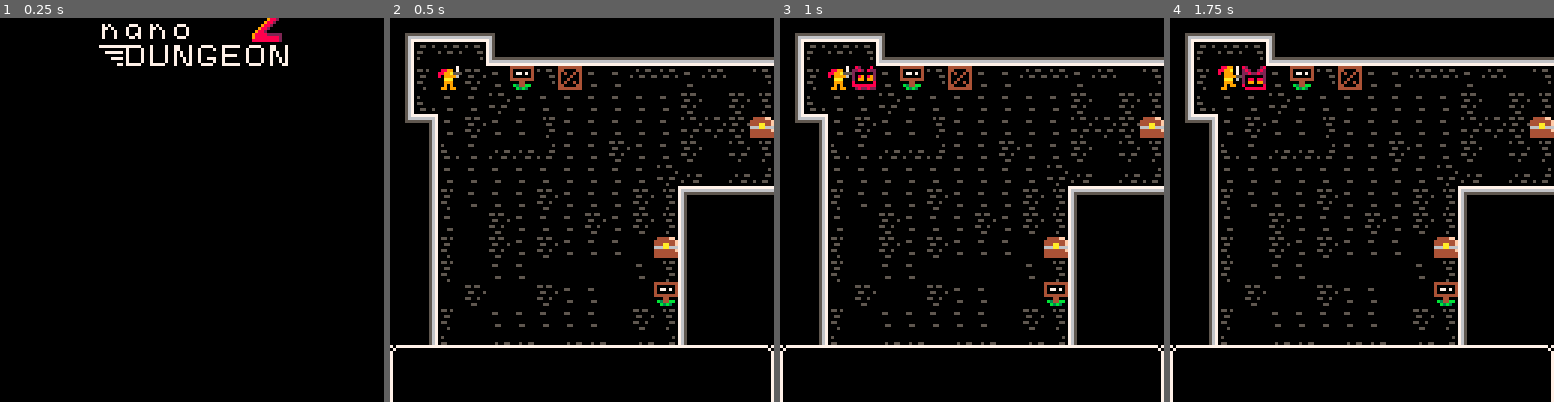
Above: before the commit, frames 1-4 (left to right).
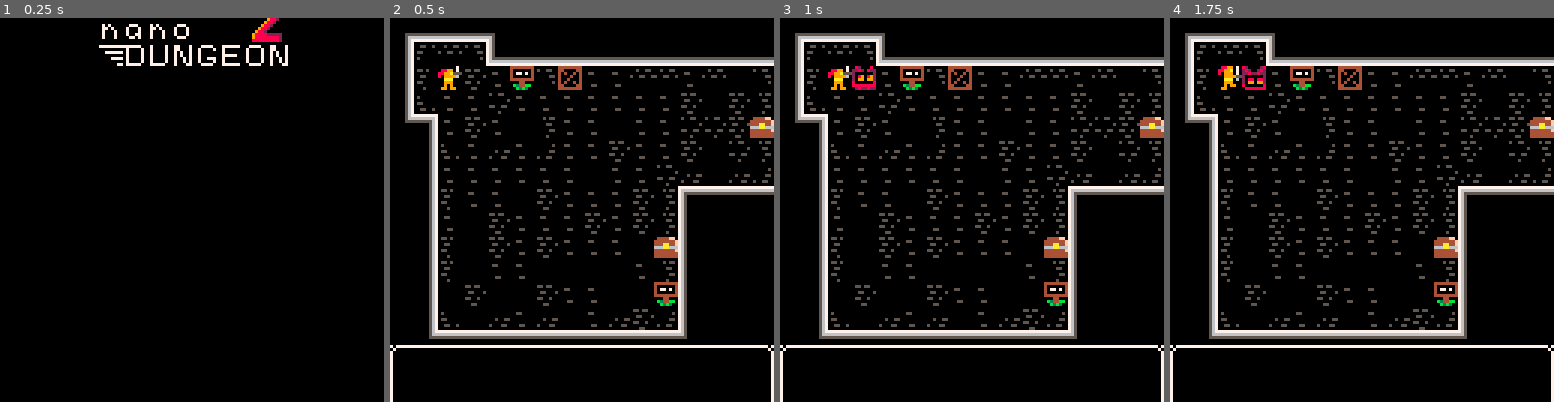
Above: after the commit, the same moments.

Repository: mikezila/nanodungeon2
Game: PICO-8 cartridge nanodungeon2.p8
Two runs of this game, one before a commit and one after it. Both use one fixed random seed, a clock stepped at 60 frames per second and the inputs below.
Inputs:
- Up to frame 1 (0.25 s): no input
- Up to frame 2 (0.5 s): tap X (X key) at 0.33 s
- Up to frame 3 (1 s): tap O (Z key) at 0.7 s
- Up to frame 4 (1.75 s): tap X (X key) at 1.07 s; hold Right from 1.6 s (still down); tap O (Z key) at 1.7 s

Frame 1 is identical in both runs. In frame 2, 2.2% of the frame differs, in the area x 10-78%, y 26-86%; in frame 3, 2.2%; in frame 4, 2.2%.

Commit message:
yak shaving

Diff:
--- a/actors.lua
+++ b/actors.lua
@@ -45,7 +45,7 @@
 
 --This function isn't clear at all, but what it does
 --is check if we're on the same tile as the player and
---if we are call our activation function and then delete
+--if we are, call our activation function and then delete
 --ourselves. This lets items check if they're picked up
 --and saves us from having to query the actor list to find
 --items that are on the player's current tile.
@@ -74,7 +74,7 @@
 --attack, actors that don't block are considered items.
 --This is a foolproof system that will surely never cause
 --any edge cases to arrise that make me have to overhaul
---the whole damn actor system. Surely.
+--the whole actor system. Surely.
 function actor_spawn_herb(loc)
   local herb = {
     name = '[herb]',
--- a/items.lua
+++ b/items.lua
@@ -1,3 +1,9 @@
+--These are not actually items, as real items are actors.
+--These are interactable terrain blocks placed by the map.
+--The name "item" is leftover from when I was going to...
+--you know what it doesn't matter just they're terrain ok?
+
+--logic based on graphical assets very nice cool
 function item_setup()
   gizmos = {
     [4]=item_box,
--- a/nanodungeon2.p8
+++ b/nanodungeon2.p8
@@ -279,14 +279,13 @@
 203c293b14111111111111111111111112000000000000000000000000000000000000000000000000000000000000000000000000000000000000000000000000000000000000000000000000000000000000000000000000000000000000000000000000000000000000000000000000000000000000000000000000000000
 2039283821063b04212129292129003b22000000000000000000000000000000000000000000000000000000000000000000000000000000000000000000000000000000000000000000000000000000000000000000000000000000000000000000000000000000000000000000000000000000000000000000000000000000
 202c212128212121212121213800383a22000000000000000000000000000000000000000000000000000000000000000000000000000000000000000000000000000000000000000000000000000000000000000000000000000000000000000000000000000000000000000000000000000000000000000000000000000000
-3023213821213a21212121212828380522000000000000000000000000000000000000000000000000000000000000000000000000000000000000000000000000000000000000000000000000000000000000000000000000000000000000000000000000000000000000000000000000000000000000000000000000000000
-00202c212a2a2b21213821213800283a22000000000000000000000000000000000000000000000000000000000000000000000000000000000000000000000000000000000000000000000000000000000000000000000000000000000000000000000000000000000000000000000000000000000000000000000000000000
-0020212121212121212121282a002a2b22000000000000000000000000000000000000000000000000000000000000000000000000000000000000000000000000000000000000000000000000000000000000000000000000000000000000000000000000000000000000000000000000000000000000000000000000000000
-00203921212138212121383a2431313132000000000000000000000000000000000000000000000000000000000000000000000000000000000000000000000000000000000000000000000000000000000000000000000000000000000000000000000000000000000000000000000000000000000000000000000000000000
+3023213821003a21210021212828380522000000000000000000000000000000000000000000000000000000000000000000000000000000000000000000000000000000000000000000000000000000000000000000000000000000000000000000000000000000000000000000000000000000000000000000000000000000
+00202c212a212b21213821213800283a22000000000000000000000000000000000000000000000000000000000000000000000000000000000000000000000000000000000000000000000000000000000000000000000000000000000000000000000000000000000000000000000000000000000000000000000000000000
+0020212121212121002121282a002a2b22000000000000000000000000000000000000000000000000000000000000000000000000000000000000000000000000000000000000000000000000000000000000000000000000000000000000000000000000000000000000000000000000000000000000000000000000000000
+00203921210038212121383a2431313132000000000000000000000000000000000000000000000000000000000000000000000000000000000000000000000000000000000000000000000000000000000000000000000000000000000000000000000000000000000000000000000000000000000000000000000000000000
 00202100382121213821383a2200000000000000000000000000000000000000000000000000000000000000000000000000000000000000000000000000000000000000000000000000000000000000000000000000000000000000000000000000000000000000000000000000000000000000000000000000000000000000
 0020390038213821212100052200000000000000000000000000000000000000000000000000000000000000000000000000000000000000000000000000000000000000000000000000000000000000000000000000000000000000000000000000000000000000000000000000000000000000000000000000000000000000
 00203900212100000000213a2200000000000000000000000000000000000000000000000000000000000000000000000000000000000000000000000000000000000000000000000000000000000000000000000000000000000000000000000000000000000000000000000000000000000000000000000000000000000000
 0020003800003821210000062200000000000000000000000000000000000000000000000000000000000000000000000000000000000000000000000000000000000000000000000000000000000000000000000000000000000000000000000000000000000000000000000000000000000000000000000000000000000000
-00203900212121212100383a2200000000000000000000000000000000000000000000000000000000000000000000000000000000000000000000000000000000000000000000000000000000000000000000000000000000000000000000000000000000000000000000000000000000000000000000000000000000000000
-00202c002a2a002a2a002a2b2200000000000000000000000000000000000000000000000000000000000000000000000000000000000000000000000000000000000000000000000000000000000000000000000000000000000000000000000000000000000000000000000000000000000000000000000000000000000000
+00202c002a212a00212a382b2200000000000000000000000000000000000000000000000000000000000000000000000000000000000000000000000000000000000000000000000000000000000000000000000000000000000000000000000000000000000000000000000000000000000000000000000000000000000000
 0030313131313131313131313200000000000000000000000000000000000000000000000000000000000000000000000000000000000000000000000000000000000000000000000000000000000000000000000000000000000000000000000000000000000000000000000000000000000000000000000000000000000000
--- a/util.lua
+++ b/util.lua
@@ -7,7 +7,6 @@
   --but you're not the boss of me so just handle it
   --yourself and don't forget dumbo.
   vector = {{-1,0}, {1,0}, {0,-1}, {0,1}}
-  pi = 3.14
 end
 
 --This uses the global tick timer, 't' to provide
